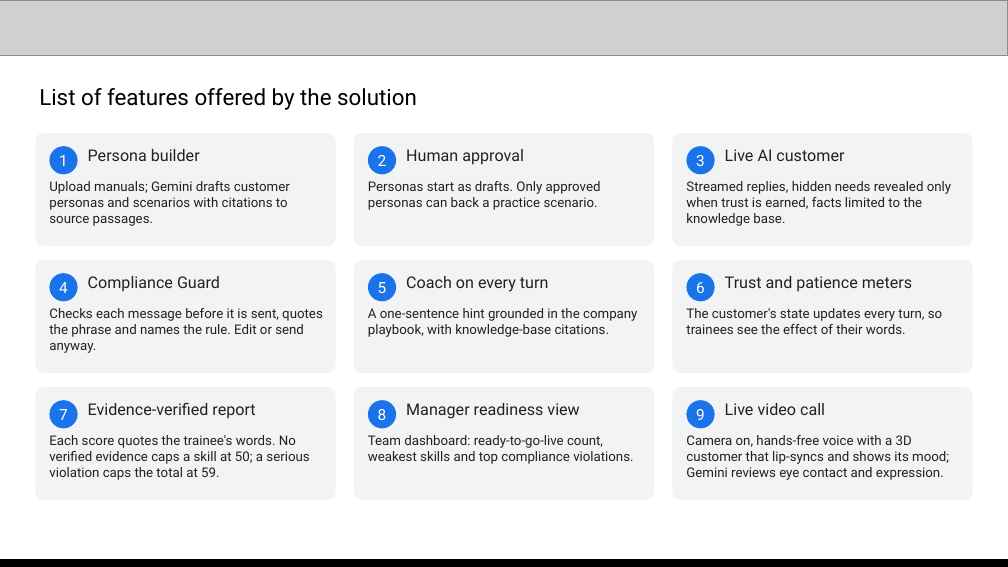
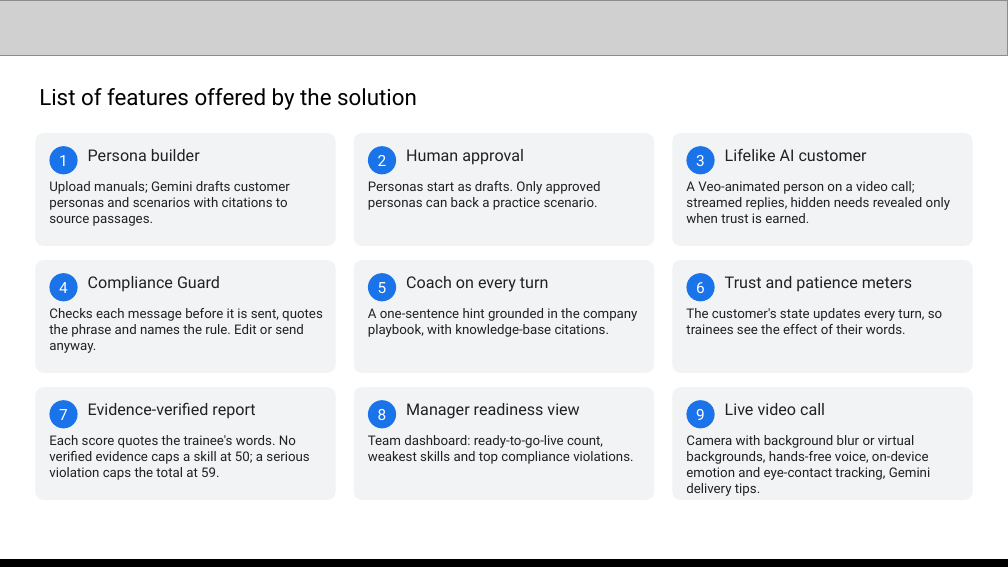
Before and after one commit to jease0502/SkillCoach-AIBC, a slide deck: slide 4 of media/SkillCoach_Submission.pptx. Drawn at 1008x567 pixels with LibreOffice and Linux fonts; fonts in the diff are those of the drawing; grey boxes stand for pictures. Boxes give left, top, right and bottom in pixels: in the first picture for what was removed or moved away, otherwise in the second. Text is boxed around its words. In the diff, an @@ line names an element or a change of style, - is before the commit and + after.

```diff
--- a/media/SkillCoach_Submission.pptx
+++ b/media/SkillCoach_Submission.pptx
@@ text at box(725, 149, 867, 161): text changed @@
-Live AI customer
+Lifelike AI customer
@@ text at box(686, 181, 950, 223): text changed @@
-Streamed replies, hidden needs revealed only when trust is earned, facts limited to the knowledge base.
+A Veo-animated person on a video call; streamed replies, hidden needs revealed only when trust is earned.
@@ text at box(686, 435, 930, 496): text changed @@
-Camera on, hands-free voice with a 3D customer that lip-syncs and shows its mood; Gemini reviews eye contact and expression.
+Camera with background blur or virtual backgrounds, hands-free voice, on-device emotion and eye-contact tracking, Gemini delivery tips.
```
Also in this commit, not shown: 6 other slides changed, 4 other files.
